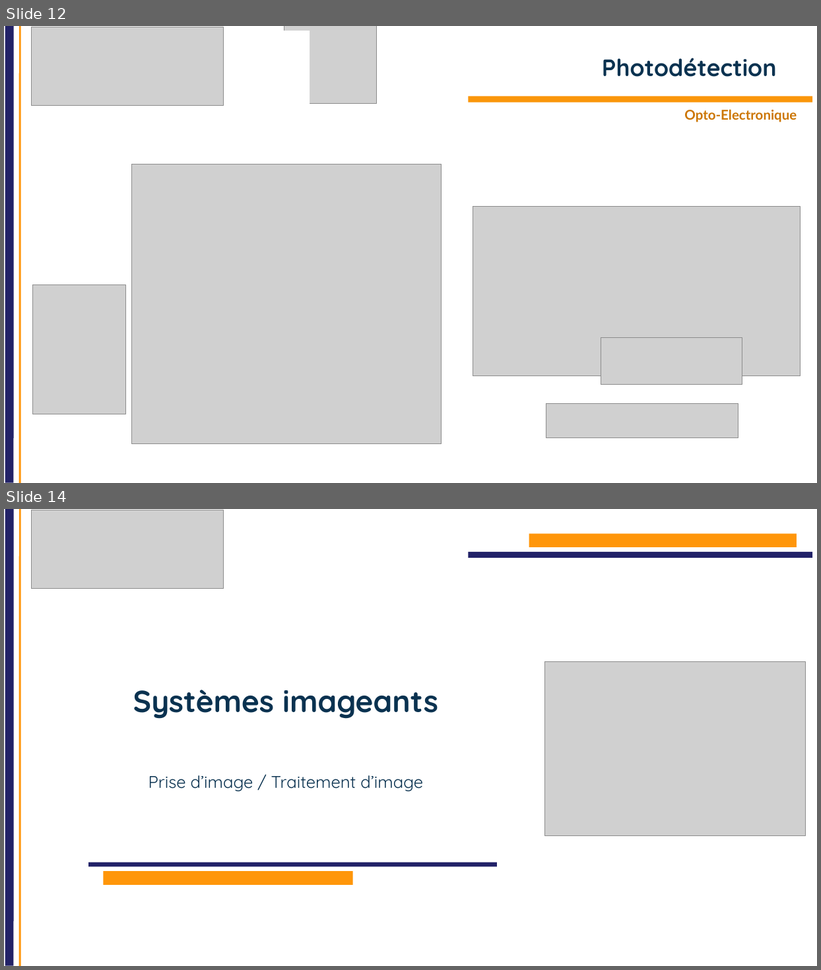
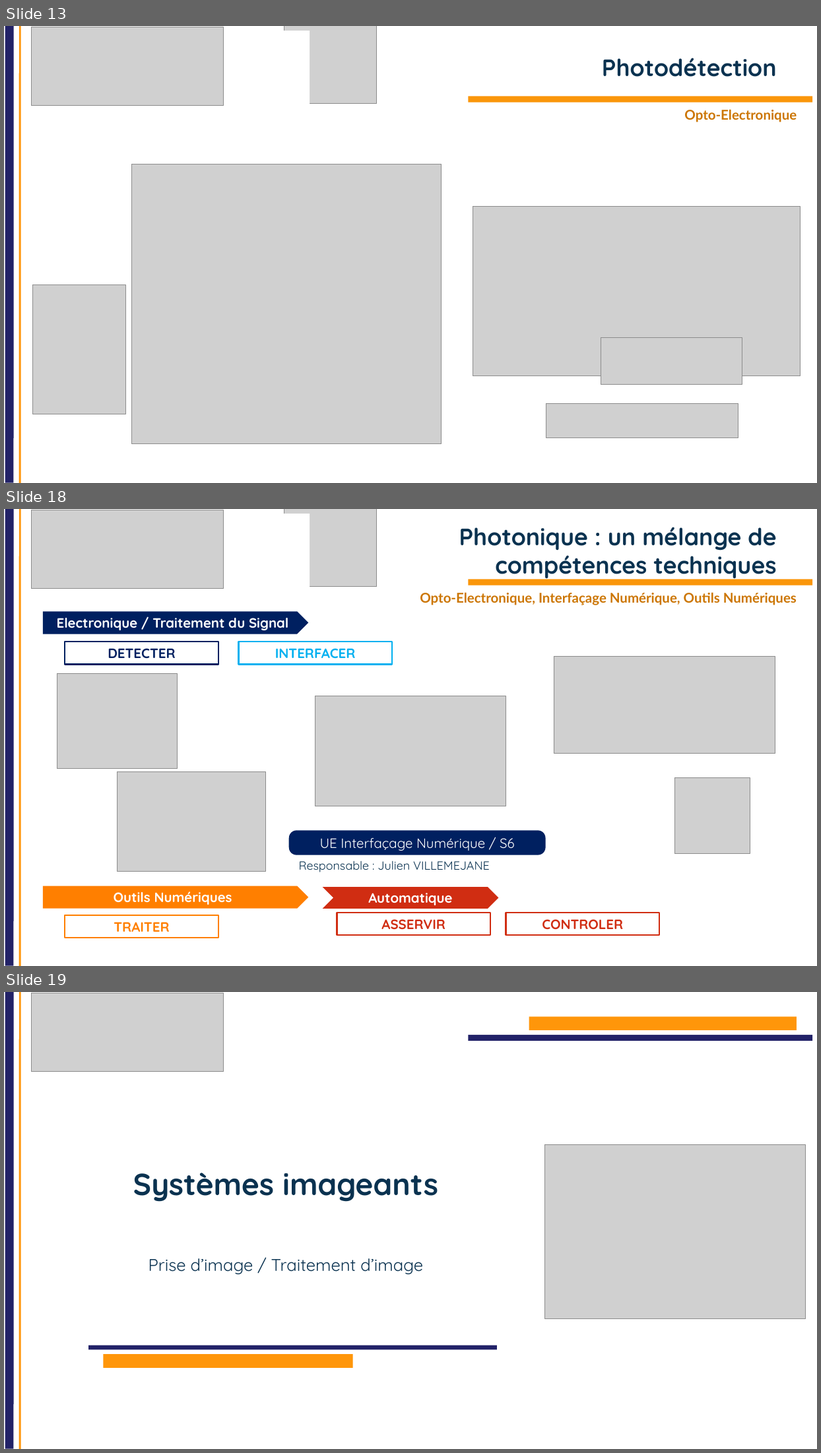
Before and after one commit to IOGS-Digital-Methods/semester-5, a slide deck: OptoElectronique/Cours/S5_Intro_2026_V2.pptx. Shown one above the other, each under a label of ours: slides 12 and 14 before the commit, slides 13, 18 and 19 after it; the slides between them are not shown. The pictures are 821x970 and 821x1453 pixels, drawn with LibreOffice and Linux fonts; fonts in the diff are those of the drawing; grey boxes stand for pictures; background and template pictures are left out. Boxes give left, top, right and bottom in pixels: in the first picture for what was removed or moved away, otherwise in the second. Text is boxed around its words. In the diff, an @@ line names an element or a change of style, - is before the commit and + after.

Commit message:
Opto Udate / Intro

```diff
--- a/OptoElectronique/Cours/S5_Intro_2026_V2.pptx
+++ b/OptoElectronique/Cours/S5_Intro_2026_V2.pptx
@@ slide 18 added at (4,509,817,966), background #FFFFFF; not listed: 2 template elements that a slide beside it also shows @@
@@ rectangle added at (26,513,310,598), fill #FFFFFF @@
@@ picture added at (32,510,224,589) @@
@@ picture added at (284,509,377,587) @@
@@ title added at (459,527,776,580), 28 pt, text #0A3250, bold @@
+Photonique : un mélange de compétences techniques
@@ rectangle added at (468,579,813,586), fill #FA960A @@
@@ text added at (420,592,797,605), 16 pt, text #CC7604, bold @@
+Opto-Electronique, Interfaçage Numérique, Outils Numériques
@@ pentagon arrow added at (43,611,309,634), fill #002060, 16 pt, text #FFFFFF, bold @@
+Electronique / Traitement du Signal
@@ rectangle added at (65,642,218,665), outline #002060 2 pt, 16 pt, text #002060, bold @@
+DETECTER
@@ rectangle added at (238,642,392,665), outline #00B0F0 2 pt, 16 pt, text #00B0F0, bold @@
+INTERFACER
@@ picture added at (554,656,775,754) @@
@@ picture added at (57,674,177,769) @@
@@ picture added at (315,696,506,807) @@
@@ picture added at (117,772,265,872) @@
@@ picture added at (675,778,750,854) @@
@@ rounded rectangle added at (289,830,546,855), fill #002060, 16 pt, text #FFFFFF @@
+UE Interfaçage Numérique / S6
@@ text added at (299,861,490,873), 14 pt, text #0A3250 @@
+Responsable : Julien VILLEMEJANE
@@ pentagon arrow added at (43,887,309,909), fill #FF7F00, 16 pt, text #FFFFFF, bold @@
+Outils Numériques
@@ chevron added at (322,887,499,909), fill #D02D12, 16 pt, text #FFFFFF, bold @@
+Automatique
@@ rectangle added at (65,916,218,938), outline #FF7F00 2 pt, 16 pt, text #FF7F00, bold @@
+TRAITER
@@ rectangle added at (337,913,491,935), outline #D02D12 2 pt, 16 pt, text #D02D12, bold @@
+ASSERVIR
@@ rectangle added at (506,913,660,935), outline #D02D12 2 pt, 16 pt, text #D02D12, bold @@
+CONTROLER
@@ what was slide 12 is now slide 13 @@
@@ what was slide 14 is now slide 19 @@
```
Also in this commit, not shown: 2 slides changed, 4 other slides added, 1 other file.
